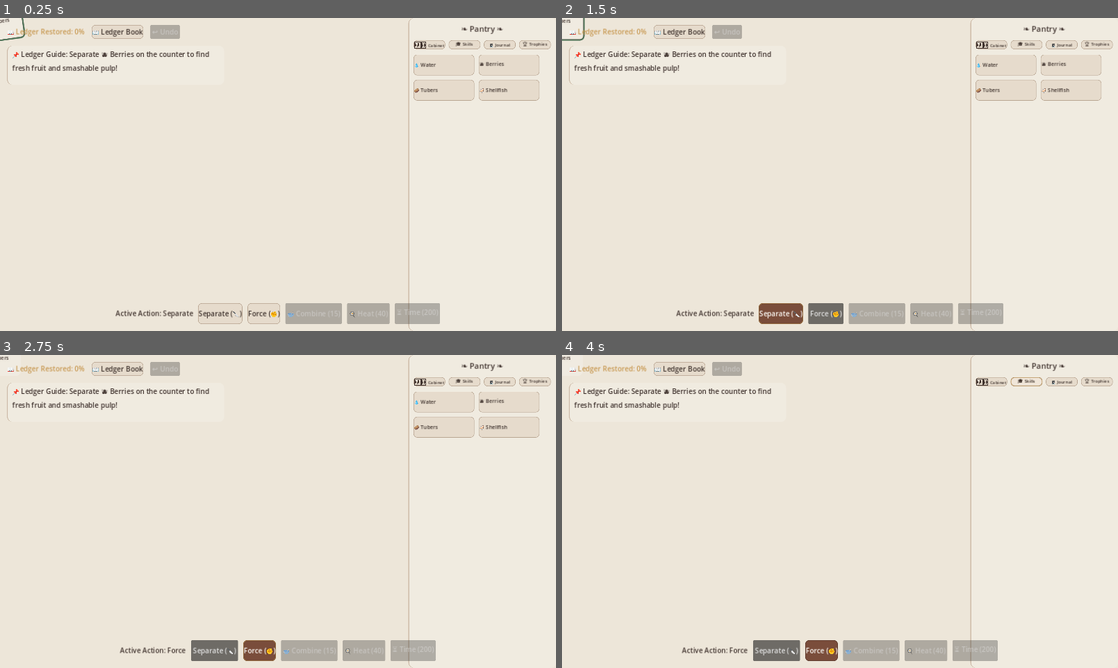
Above: before the commit, frames 1-4 (two rows, left to right).
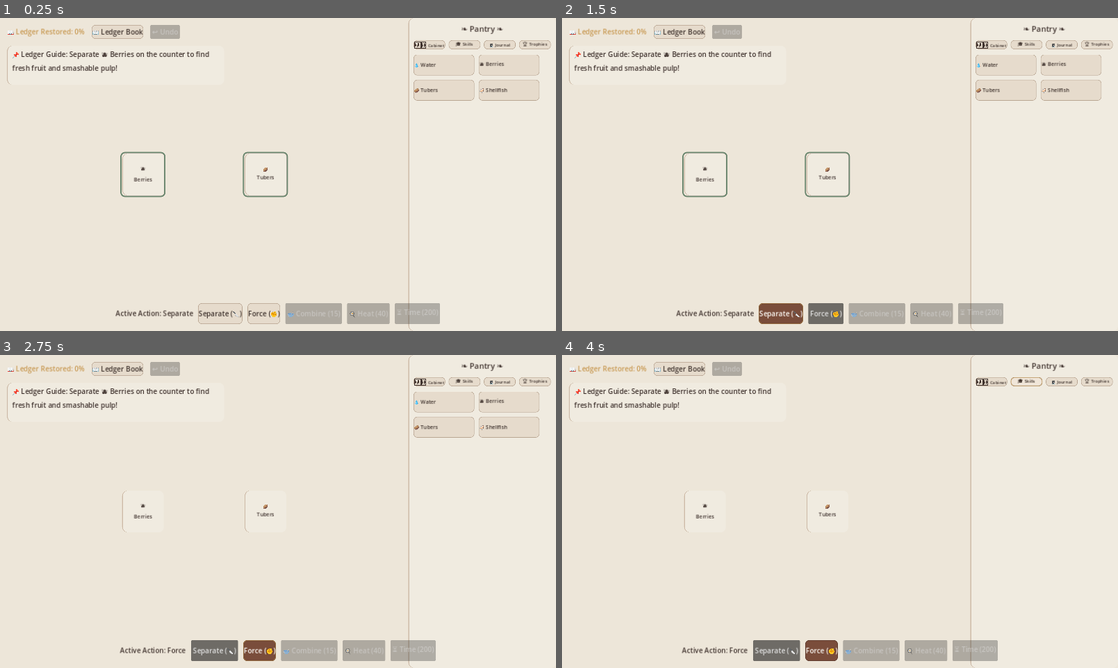
Above: after the commit, the same moments.

Repository: Kolajy/cooking_alchemist
Game: Godot game, scene res://scenes/main.tscn
Same seed, same stepped clock (60 frames per second), same inputs: the game is played once before the commit and once after it.
Inputs:
- Up to frame 1 (0.25 s): no input
- Up to frame 2 (1.5 s): click "📖 Ledger Book" at 0.5 s; click "Separate (🔪)" at 1.25 s
- Up to frame 3 (2.75 s): click "Force (✊)" at 2 s
- Up to frame 4 (4 s): click "🗄️ Cabinet" at 2.75 s; click "🎓 Skills" at 3.5 s

The runs differ from the first frame. In frame 1, 0.5% of the frame differs, in the area x 0-52%, y 0-58%; in frame 2, 0.5%; in frame 3, 0.1%; in frame 4, 0.1%.
Error in both runs: Invalid access to property or key 'theme_override_constants' on a base object of type 'VBoxContainer'. (res://scripts/pantry_ui.gd:104)

Commit message:
fix(godot): resolve token spawn coordinate lifecycle bug by initializing global_position before add_child

Diff:
--- a/godot/scripts/ingredient_token.gd
+++ b/godot/scripts/ingredient_token.gd
@@ -23,6 +23,7 @@
 
 func setup(id: String):
 	item_id = id
+	target_position = global_position
 	var data = Database.discoverable_items.get(id)
 	if not data:
 		# Check starters
--- a/godot/scripts/workspace.gd
+++ b/godot/scripts/workspace.gd
@@ -37,12 +37,16 @@
 
 func spawn_starter_tokens():
 	var screen_size = get_viewport_rect().size
+	if screen_size.x < 200 or screen_size.y < 200:
+		screen_size = Vector2(1280, 720)
+
+	# Shift layout center to the left to avoid spawning starters under the 340px right sidebar
+	var workspace_width = screen_size.x - 340
 	var spawn_points = [
-		Vector2(screen_size.x * 0.4, screen_size.y * 0.5),
-		Vector2(screen_size.x * 0.6, screen_size.y * 0.5)
+		Vector2(workspace_width * 0.35, screen_size.y * 0.5),
+		Vector2(workspace_width * 0.65, screen_size.y * 0.5)
 	]
 
-	# Spawn berries and tubers to start
 	var starters_to_spawn = ["berries", "tubers"]
 	for i in range(starters_to_spawn.size()):
 		var id = starters_to_spawn[i]
@@ -53,8 +57,8 @@
 	if not token_scene:
 		return
 	var token = token_scene.instantiate()
+	token.global_position = pos
 	token_container.add_child(token)
-	token.global_position = pos
 	token.setup(id)
 	update_highlights()
 
Not shown, changed: godot_web_dist/index.html
Not shown, changed: godot_web_dist/index.pck
